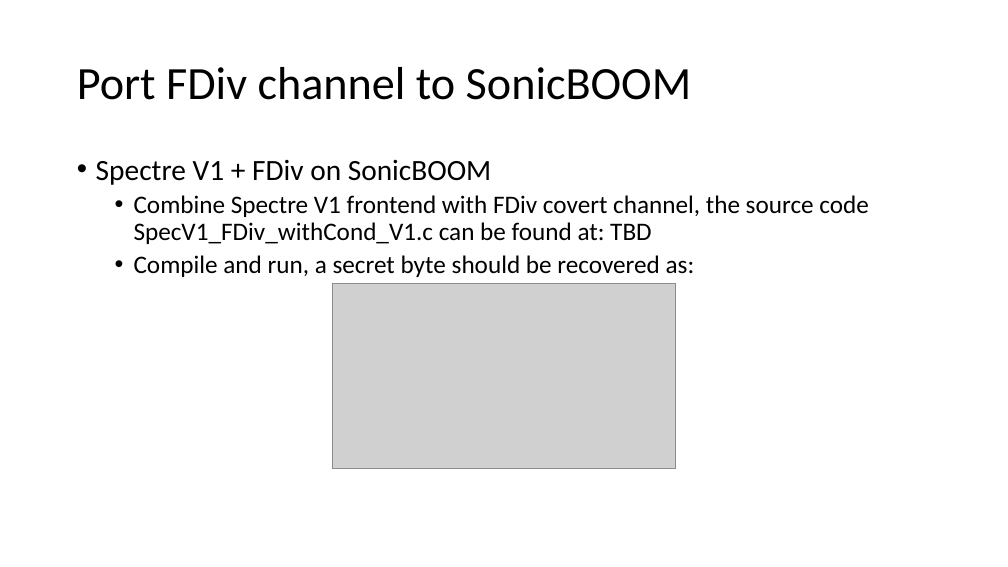
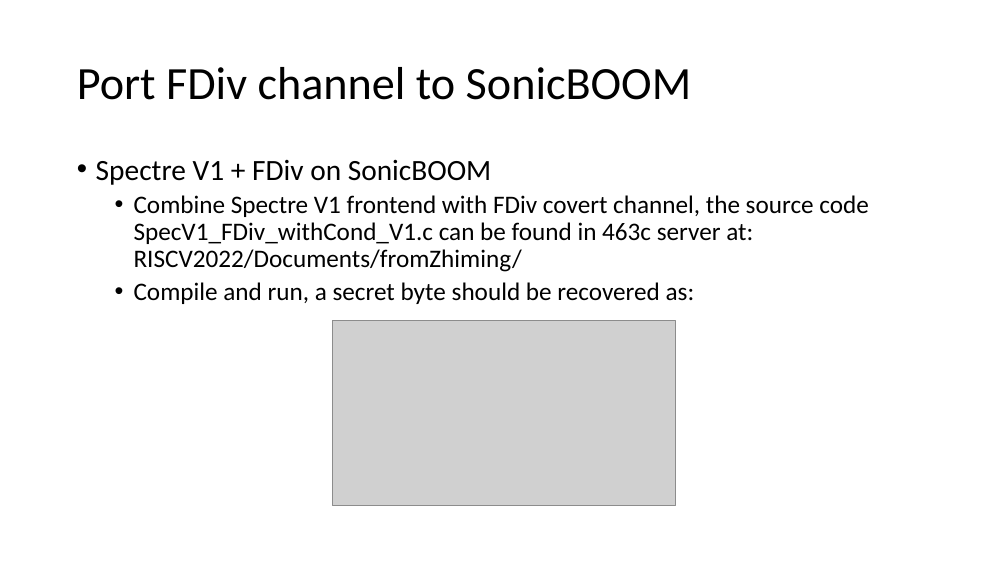
Before and after one commit to zzmzc333/RISCV-Documents, a slide deck: slide 20 of RISC-V Tutorial.pptx. Drawn at 1008x567 pixels with LibreOffice and Linux fonts; fonts in the diff are those of the drawing; grey boxes stand for pictures. Boxes give left, top, right and bottom in pixels: in the first picture for what was removed or moved away, otherwise in the second. Text is boxed around its words. In the diff, an @@ line names an element or a change of style, - is before the commit and + after.

```diff
--- a/RISC-V Tutorial.pptx
+++ b/RISC-V Tutorial.pptx
@@ text at (134,195,868,272): text changed @@
-  • Combine Spectre V1 frontend with FDiv covert channel, the source code SpecV1_FDiv_withCond_V1.c can be found at: TBD
+  • Combine Spectre V1 frontend with FDiv covert channel, the source code SpecV1_FDiv_withCond_V1.c can be found in 463c server at: RISCV2022/Documents/fromZhiming/
@@ picture: place and size @@
-picture at (332,284,675,469)
+picture at (332,321,675,506)
```
Also in this commit, not shown: 6 other slides changed.
